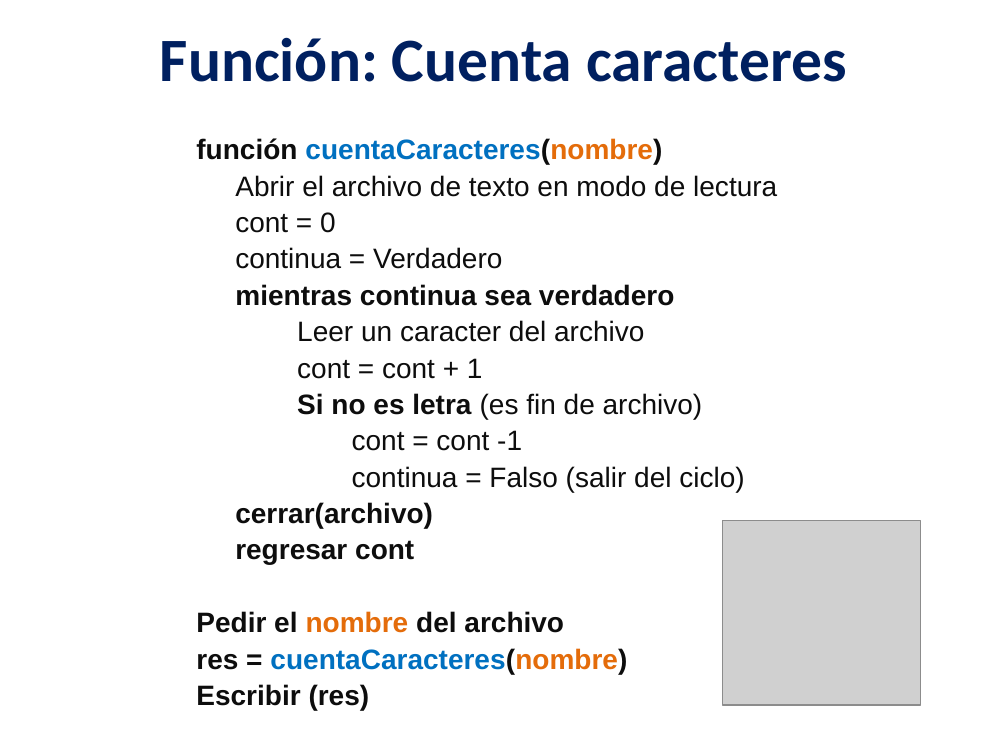
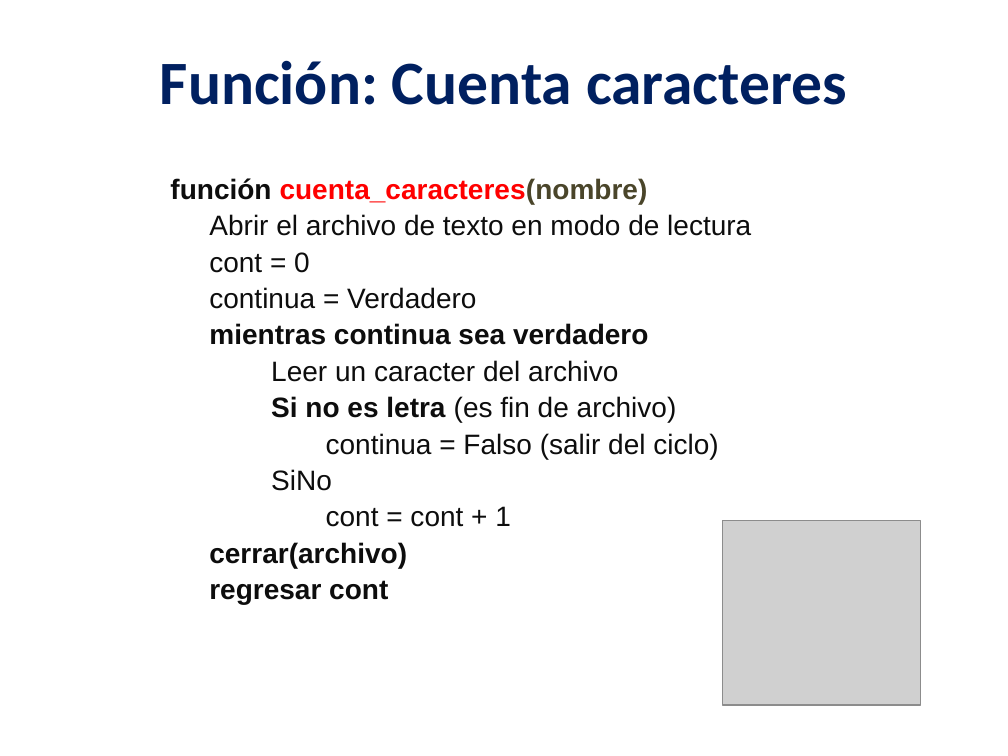
Before and after one commit to lizetheP/PensamientoC, a slide deck: slide 22 of CalendarioAgo20L/presentaciones/12_Archivos.pptx (slide 25 before the commit). Drawn at 1008x756 pixels with LibreOffice and Linux fonts; fonts in the diff are those of the drawing; grey boxes stand for pictures. Boxes give left, top, right and bottom in pixels: in the first picture for what was removed or moved away, otherwise in the second. Text is boxed around its words. In the diff, an @@ line names an element or a change of style, - is before the commit and + after.

```diff
--- a/CalendarioAgo20L/presentaciones/12_Archivos.pptx
+++ b/CalendarioAgo20L/presentaciones/12_Archivos.pptx
@@ text "Función: Cuenta caracteres": place and size @@
-text "Función: Cuenta caracteres" at [160,37,847,82]
+text "Función: Cuenta caracteres" at [160,60,847,105]
@@ text "función cuenta_caracteres(nombre)": place and size @@
-text "función cuenta_caracteres(nombre)" at [196,138,777,710]
+text "función cuenta_caracteres(nombre)" at [170,178,751,604]
@@ text at [170,178,648,204]: text changed; text colour #0070C0 to #FF0000 @@
-función cuentaCaracteres(nombre)
+función cuenta_caracteres(nombre)
@@ text at [271,396,718,491]: paragraphs added @@
+Si no es letra (es fin de archivo)
+continua = Falso (salir del ciclo)
+SiNo
@@ text at [297,393,744,492]: paragraphs removed @@
-Si no es letra (es fin de archivo)
-cont = cont -1
-continua = Falso (salir del ciclo)
@@ text at [196,611,627,710]: paragraphs removed @@
-Pedir el nombre del archivo
-res = cuentaCaracteres(nombre)
-Escribir (res)
```
Also in this commit, not shown: 15 other slides changed, 3 slides removed, 2 other files.
